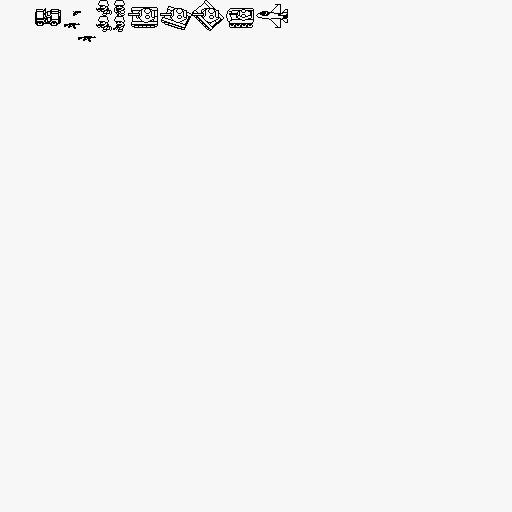
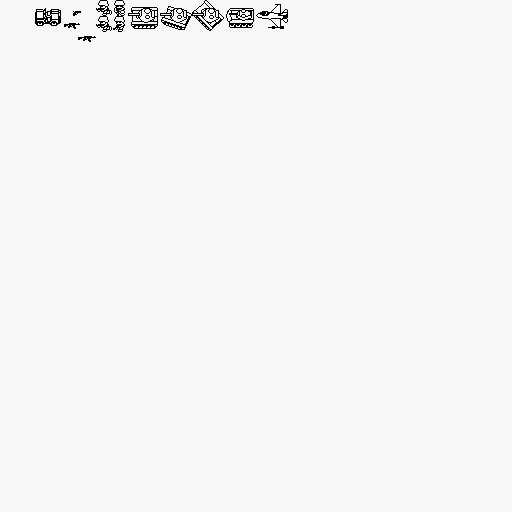
Layered file, before and after one edit (512 × 512). Changes by layer:
painted on "LowerLayer" over bbox(133, 5, 288, 30)
added layer "LowestLayer" above "Pasted Layer #1" over bbox(268, 26, 284, 29)
